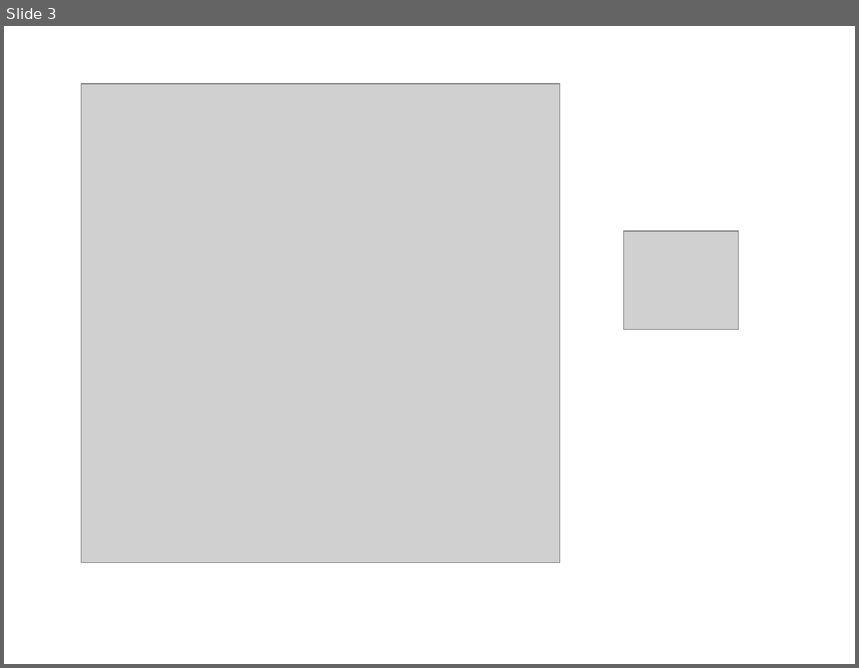
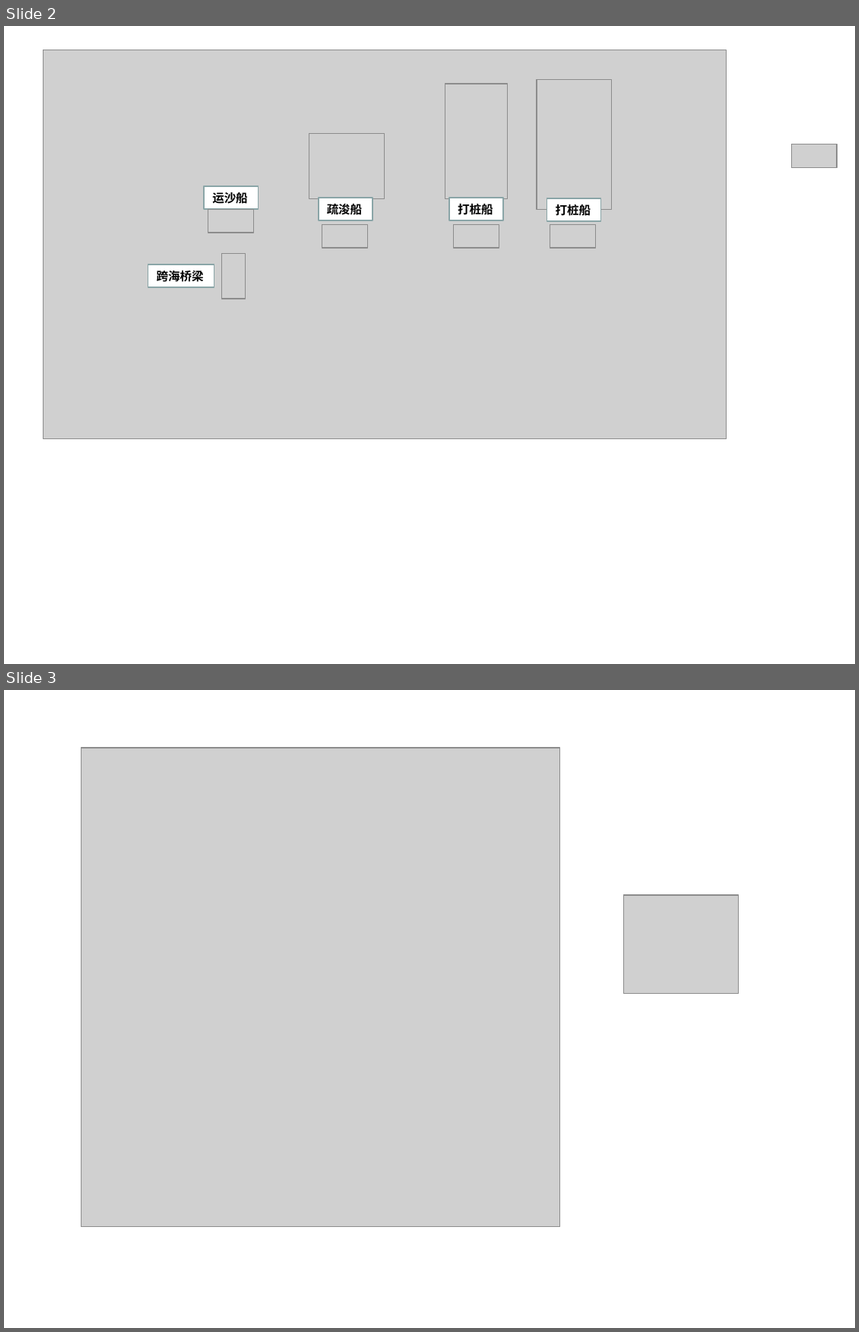
Before and after one commit to Youn8ch/Paper, a slide deck: 图/新建 PPT 演示文稿.ppt. Shown one above the other, each under a label of ours: slide 3 before the commit, slides 2 and 3 after it. The pictures are 859x668 and 859x1332 pixels, drawn with LibreOffice and Linux fonts; fonts in the diff are those of the drawing; grey boxes stand for pictures. Boxes give left, top, right and bottom in pixels: in the first picture for what was removed or moved away, otherwise in the second. Text is boxed around its words. In the diff, an @@ line names an element or a change of style, - is before the commit and + after.

```diff
--- a/图/新建 PPT 演示文稿.ppt
+++ b/图/新建 PPT 演示文稿.ppt
@@ slide 2 added at (4, 26, 855, 664), background #FFFFFF @@
@@ group added at (44, 50, 727, 439): 4 pictures @@
@@ picture added at (792, 144, 837, 167) @@
@@ rectangle added at (204, 187, 259, 210), fill #FFFFFF, outline #8AA6A8 1 pt, 10 pt, text #000000, bold @@
+运沙船
@@ rectangle added at (318, 198, 373, 221), fill #FFFFFF, outline #8AA6A8 1 pt, 10 pt, text #000000, bold @@
+疏浚船
@@ rectangle added at (449, 198, 503, 221), fill #FFFFFF, outline #8AA6A8 1 pt, 10 pt, text #000000, bold @@
+打桩船
@@ rectangle added at (547, 199, 601, 222), fill #FFFFFF, outline #8AA6A8 1 pt, 10 pt, text #000000, bold @@
+打桩船
@@ picture added at (208, 208, 254, 233) @@
@@ picture added at (322, 224, 368, 248) @@
@@ picture added at (454, 224, 499, 248) @@
@@ picture added at (551, 224, 596, 248) @@
@@ picture added at (222, 253, 246, 298) @@
@@ rectangle added at (148, 265, 215, 287), fill #FFFFFF, outline #8AA6A8 1 pt, 10 pt, text #000000, bold @@
+跨海桥梁
```
Also in this commit, not shown: 1 slide removed.
